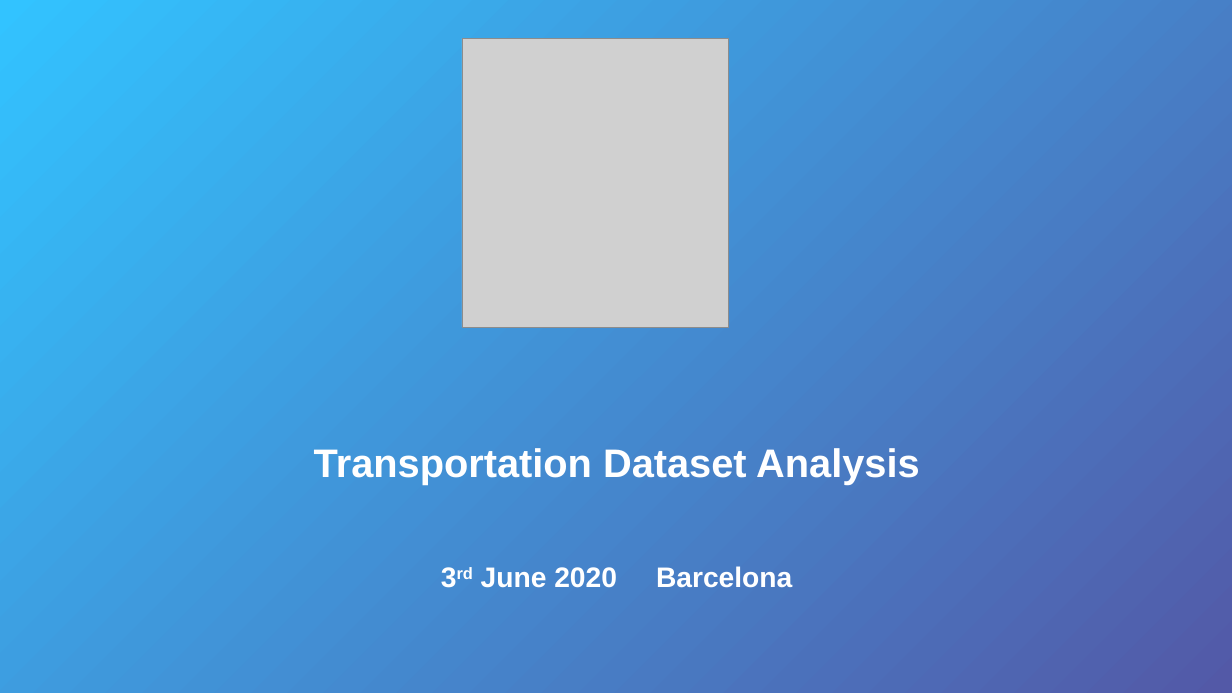
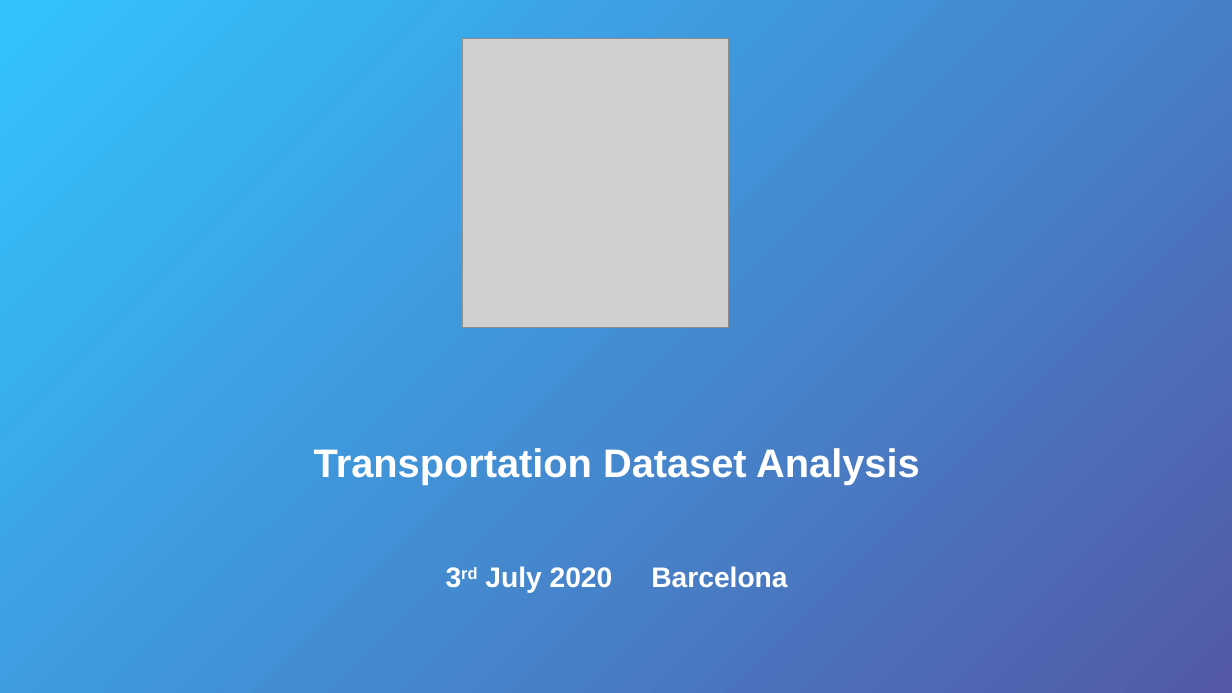
Before and after one commit to fyuji88/Project-Week-2-Barcelona, a slide deck: slide 1 of group7_transportation.pptx. Drawn at 1232x693 pixels with LibreOffice and Linux fonts; fonts in the diff are those of the drawing; grey boxes stand for pictures. Boxes give left, top, right and bottom in pixels: in the first picture for what was removed or moved away, otherwise in the second. Text is boxed around its words. In the diff, an @@ line names an element or a change of style, - is before the commit and + after.

```diff
--- a/group7_transportation.pptx
+++ b/group7_transportation.pptx
@@ title at [314, 448, 919, 593]: text changed @@
-Transportation Dataset Analysis
-3rd June 2020 Barcelona
+Transportation Dataset Analysis
+3rd July 2020 Barcelona
```
Also in this commit, not shown: 6 other slides changed, 3 other files.
